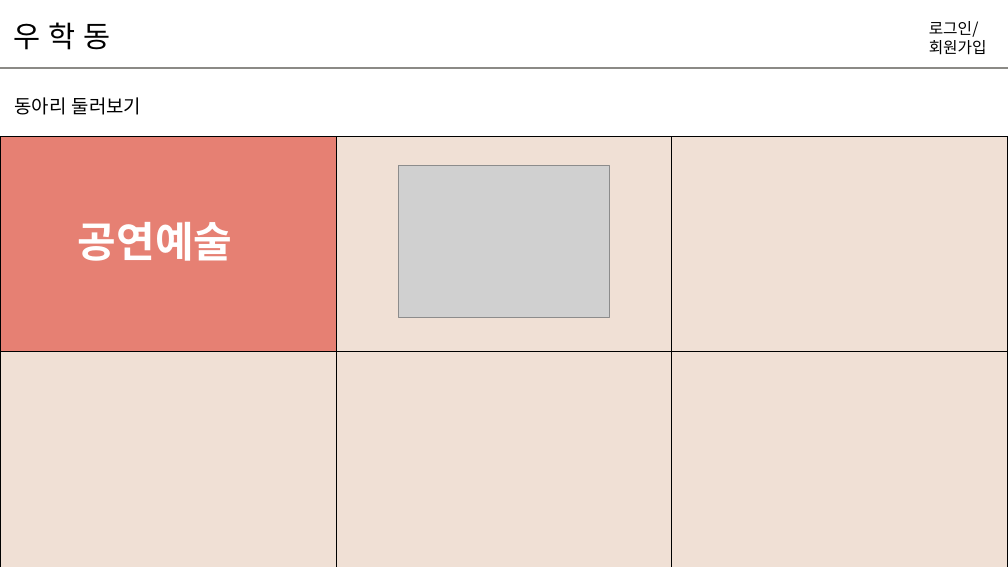
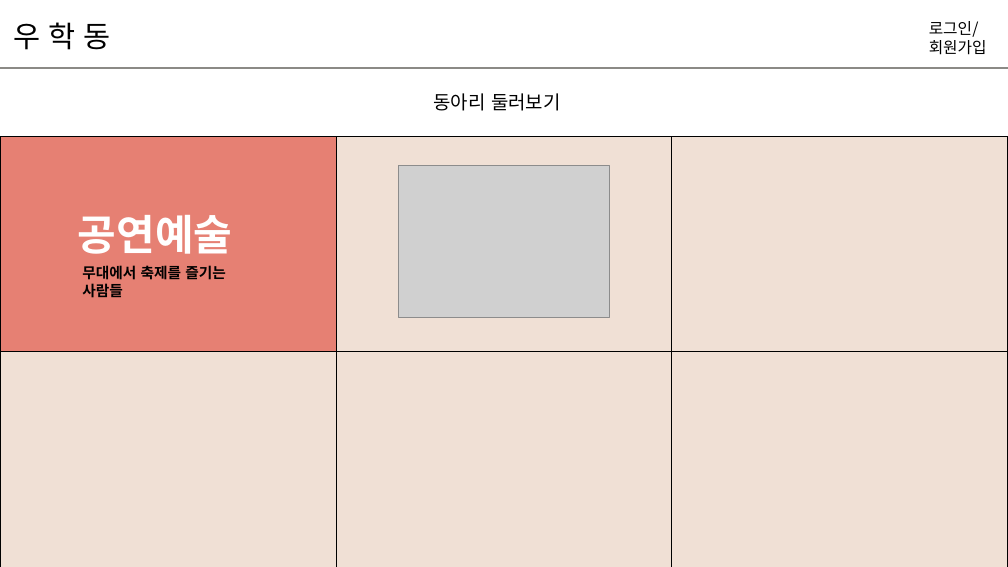
Before and after one commit to hyunniesss/ToyProject, a slide deck: slide 2 of document/와이어프레임/프레젠테이션1.pptx. Drawn at 1008x567 pixels with LibreOffice and Linux fonts; fonts in the diff are those of the drawing; grey boxes stand for pictures. Boxes give left, top, right and bottom in pixels: in the first picture for what was removed or moved away, otherwise in the second. Text is boxed around its words. In the diff, an @@ line names an element or a change of style, - is before the commit and + after.

```diff
--- a/document/와이어프레임/프레젠테이션1.pptx
+++ b/document/와이어프레임/프레젠테이션1.pptx
@@ text "동아리 둘러보기" moved from (x1=14, y1=97, x2=142, y2=115) to (x1=434, y1=93, x2=561, y2=111) @@
@@ text "공연예술" moved from (x1=78, y1=222, x2=232, y2=261) to (x1=78, y1=215, x2=232, y2=254) @@
@@ text added at (x1=82, y1=265, x2=226, y2=298), 14 pt, text #000000, bold @@
+무대에서 축제를 즐기는 사람들
```
Also in this commit, not shown: 1 other slide changed, 5 slides added, 12 other files.
